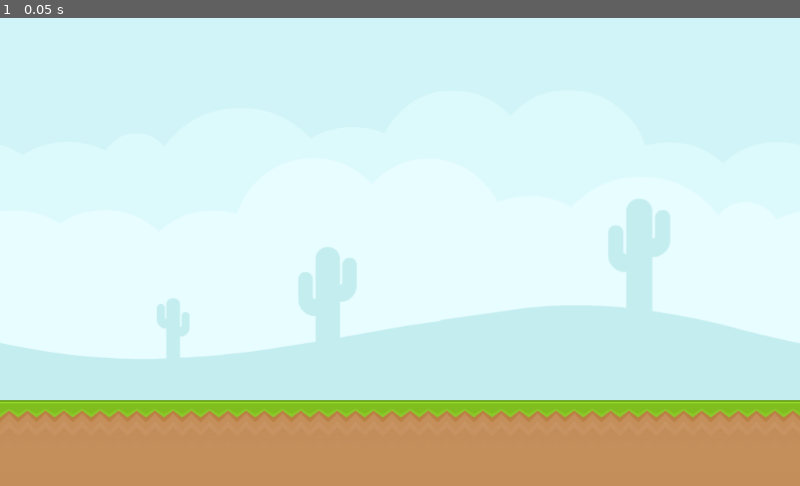
Above: before the commit, frame 1.
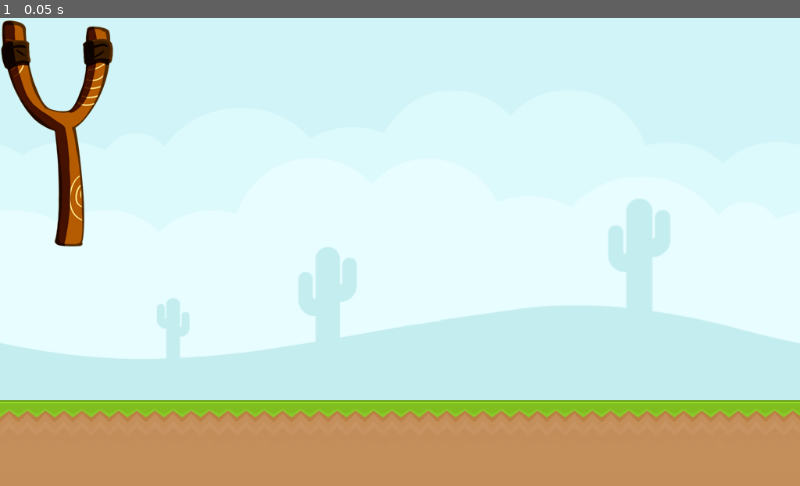
Above: after the commit, the same moment.

Repository: kleimaj/slingshot
Game: Godot game, scene res://Scenes/Level.tscn
Two runs of this game, one before a commit and one after it. Both use one fixed random seed, a clock stepped at 60 frames per second and the inputs below.
Inputs:
- Up to frame 1 (0.05 s): no input

The runs differ from the first frame. In frame 1, 2.2% of the frame differs, in the area x 0-15%, y 0-49%.

Commit message:
fixes broken slingshot dependencies

Diff:
--- /dev/null
+++ b/Objects/Projectile.tscn
@@ -0,0 +1,42 @@
+[gd_scene load_steps=4 format=2]
+
+[ext_resource path="res://Scripts/Projectile.gd" type="Script" id=1]
+[ext_resource path="res://Sprites/pill_1.png" type="Texture" id=2]
+
+[sub_resource type="CapsuleShape2D" id=1]
+radius = 61.1049
+height = 142.502
+
+[node name="Projectile" type="RigidBody2D"]
+input_pickable = true
+mode = 1
+script = ExtResource( 1 )
+__meta__ = {
+"_edit_group_": true
+}
+
+[node name="Sprite" type="Sprite" parent="."]
+position = Vector2( 6.76448, 1.58001 )
+rotation = -1.5708
+scale = Vector2( 0.2, 0.2 )
+texture = ExtResource( 2 )
+__meta__ = {
+"_edit_group_": true
+}
+
+[node name="CollisionShape2D" type="CollisionShape2D" parent="."]
+position = Vector2( 6.34961, 1.58691 )
+rotation = -1.5708
+scale = Vector2( 0.2, 0.2 )
+shape = SubResource( 1 )
+
+[node name="Camera2D" type="Camera2D" parent="."]
+current = true
+drag_margin_h_enabled = true
+drag_margin_v_enabled = true
+smoothing_enabled = true
+smoothing_speed = 15.0
+drag_margin_left = 1.0
+drag_margin_top = 1.0
+drag_margin_right = 1.0
+drag_margin_bottom = 1.0
--- /dev/null
+++ b/Objects/Slingshot.gd
@@ -0,0 +1,4 @@
+extends Node2D
+
+func load_projectile(projectile):
+	pass
--- a/Objects/Slingshot.tscn
+++ b/Objects/Slingshot.tscn
@@ -1,7 +1,11 @@
-[gd_scene load_steps=2 format=2]
+[gd_scene load_steps=3 format=2]
 
 [ext_resource path="res://GFX/slingshot.png" type="Texture" id=1]
+[ext_resource path="res://Objects/Slingshot.gd" type="Script" id=2]
 
-[node name="Slingshot" type="Sprite"]
+[node name="Node2D" type="Node2D"]
+script = ExtResource( 2 )
+
+[node name="Sprite" type="Sprite" parent="."]
 texture = ExtResource( 1 )
 centered = false
--- a/Scenes/Level.tscn
+++ b/Scenes/Level.tscn
@@ -1,15 +1,16 @@
-[gd_scene load_steps=8 format=2]
+[gd_scene load_steps=9 format=2]
 
 [ext_resource path="res://GFX/kenney_physicsAssets_v2/Spritesheet/spritesheet_tiles.png" type="Texture" id=1]
 [ext_resource path="res://GFX/kenney_physicsAssets_v2/PNG/Backgrounds/blue_desert.png" type="Texture" id=2]
 [ext_resource path="res://GFX/terrain2.png" type="Texture" id=3]
 [ext_resource path="res://GFX/terrain-cover.png" type="Texture" id=4]
 [ext_resource path="res://Objects/Enemy.tscn" type="PackedScene" id=5]
+[ext_resource path="res://GFX/slingshot.png" type="Texture" id=6]
 
-[sub_resource type="ConvexPolygonShape2D" id=3]
+[sub_resource type="ConvexPolygonShape2D" id=1]
 points = PoolVector2Array( 0, 0, 70, 0, 70, 70, 0, 70 )
 
-[sub_resource type="TileSet" id=1]
+[sub_resource type="TileSet" id=2]
 0/name = "terrain"
 0/texture = ExtResource( 1 )
 0/tex_offset = Vector2( 0, 0 )
@@ -107,3 +108,9 @@
 position = Vector2( 560.005, 549.233 )
 scale = Vector2( 17.492, 1 )
 texture = ExtResource( 4 )
+
+[node name="Node2D" type="Node2D" parent="."]
+
+[node name="Sprite" type="Sprite" parent="Node2D"]
+texture = ExtResource( 6 )
+centered = false
--- a/Scenes/PrototypeSlingshot.tscn
+++ /dev/null
@@ -1,89 +0,0 @@
-[gd_scene load_steps=7 format=2]
-
-[ext_resource path="res://Scripts/Projectile.gd" type="Script" id=1]
-[ext_resource path="res://Scripts/Slingshot.gd" type="Script" id=2]
-[ext_resource path="res://Sprites/pill_1.png" type="Texture" id=3]
-[ext_resource path="res://Objects/Slingshot.tscn" type="PackedScene" id=4]
-
-[sub_resource type="CapsuleShape2D" id=1]
-radius = 61.1049
-height = 142.502
-
-[sub_resource type="RectangleShape2D" id=2]
-extents = Vector2( 1592.25, 13.6999 )
-
-[node name="Root" type="Node2D"]
-
-[node name="Projectile" type="RigidBody2D" parent="."]
-position = Vector2( 1127.06, -79.211 )
-input_pickable = true
-mode = 1
-script = ExtResource( 1 )
-__meta__ = {
-"_edit_group_": true
-}
-
-[node name="Sprite" type="Sprite" parent="Projectile"]
-position = Vector2( 6.76448, 1.58001 )
-rotation = -1.5708
-scale = Vector2( 0.2, 0.2 )
-texture = ExtResource( 3 )
-__meta__ = {
-"_edit_group_": true
-}
-
-[node name="CollisionShape2D" type="CollisionShape2D" parent="Projectile"]
-position = Vector2( 6.34961, 1.58691 )
-rotation = -1.5708
-scale = Vector2( 0.2, 0.2 )
-shape = SubResource( 1 )
-
-[node name="Camera2D" type="Camera2D" parent="Projectile"]
-current = true
-drag_margin_h_enabled = true
-drag_margin_v_enabled = true
-smoothing_enabled = true
-smoothing_speed = 15.0
-drag_margin_left = 1.0
-drag_margin_top = 1.0
-drag_margin_right = 1.0
-drag_margin_bottom = 1.0
-
-[node name="GUI" type="CanvasLayer" parent="."]
-
-[node name="Button" type="Button" parent="GUI"]
-margin_left = 898.091
-margin_top = 23.811
-margin_right = 946.091
-margin_bottom = 43.811
-text = "Reset"
-__meta__ = {
-"_edit_use_anchors_": false
-}
-
-[node name="Floor" type="ColorRect" parent="."]
-margin_left = -660.0
-margin_top = 174.0
-margin_right = 2534.0
-margin_bottom = 268.0
-color = Color( 0.203922, 0.654902, 0, 1 )
-__meta__ = {
-"_edit_use_anchors_": false
-}
-
-[node name="StaticBody2D" type="StaticBody2D" parent="Floor"]
-
-[node name="CollisionShape2D" type="CollisionShape2D" parent="Floor/StaticBody2D"]
-position = Vector2( 1599.29, 16.2422 )
-shape = SubResource( 2 )
-
-[node name="Slingshot" parent="." instance=ExtResource( 4 )]
-
-[node name="RubberBand" type="Line2D" parent="."]
-position = Vector2( 1116.29, -67.0894 )
-points = PoolVector2Array( 0, 0, 0, 0 )
-width = 4.0
-default_color = Color( 0.4, 0.501961, 1, 1 )
-script = ExtResource( 2 )
-[connection signal="released" from="Projectile" to="RubberBand" method="_on_Projectile_released"]
-[connection signal="pressed" from="GUI/Button" to="Projectile" method="_on_Button_pressed"]
Not shown: 2 places in Scenes/Level.tscn that only renumber resources
